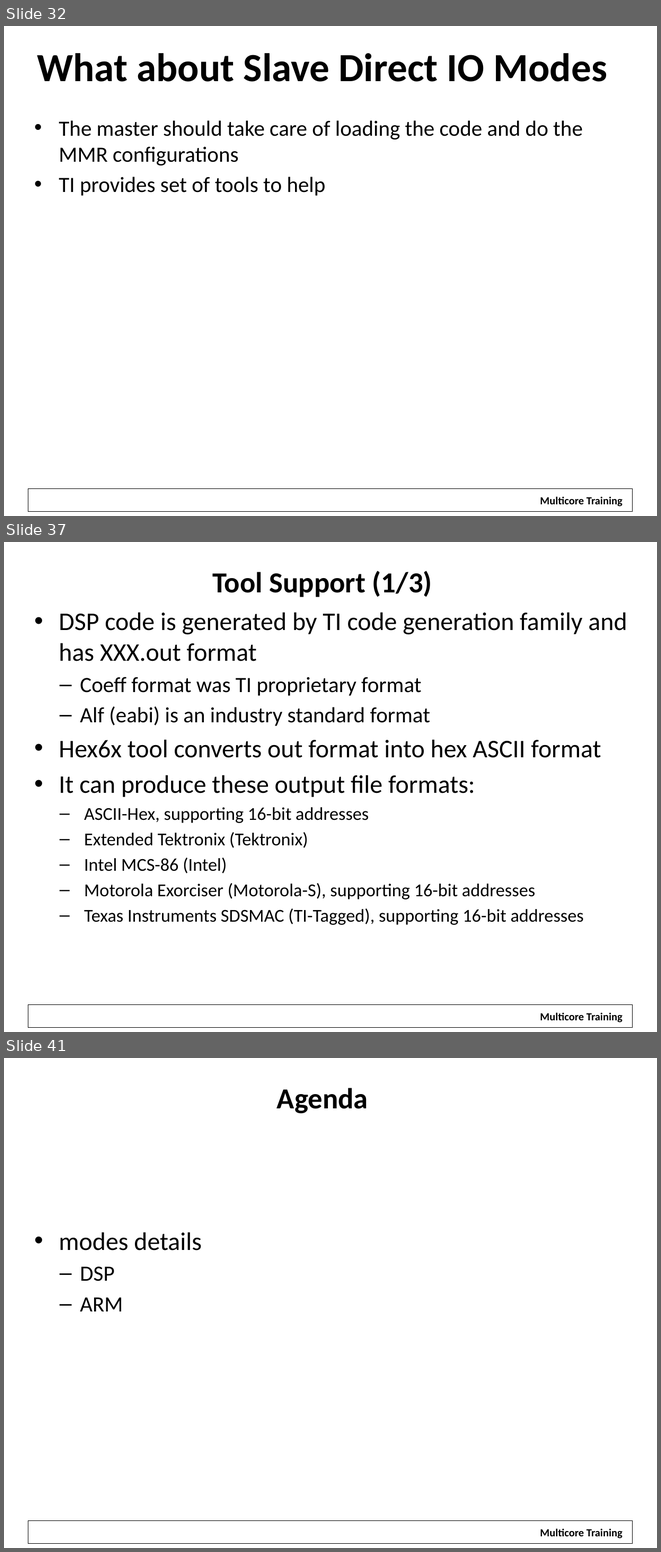
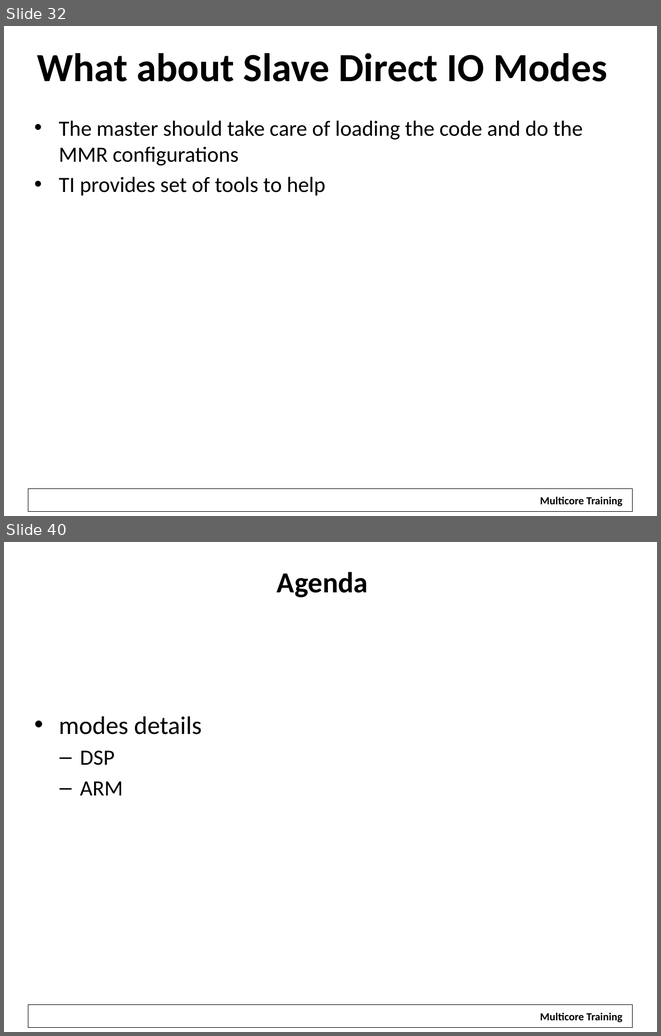
Before and after one commit to hari1989/keystone-workshop, a slide deck: preliminary/Working/presentations/KeyStone_2_ Bootloader_v2.pptx. Shown one above the other, each under a label of ours: slides 32, 37 and 41 before the commit, slides 32 and 40 after it; the slides between them are not shown. The pictures are 661x1552 and 661x1036 pixels, drawn with LibreOffice and Linux fonts; fonts in the diff are those of the drawing; background and template pictures are left out. Boxes give left, top, right and bottom in pixels: in the first picture for what was removed or moved away, otherwise in the second. Text is boxed around its words. In the diff, an @@ line names an element or a change of style, - is before the commit and + after.

```diff
--- a/preliminary/Working/presentations/KeyStone_2_ Bootloader_v2.pptx
+++ b/preliminary/Working/presentations/KeyStone_2_ Bootloader_v2.pptx
@@ slide 37 removed at bbox=[4, 542, 657, 1032], background #FFFFFF; not listed: 2 template elements that a slide beside it also shows @@
@@ title removed at bbox=[213, 571, 432, 597] @@
-Tool Support (1/3)
@@ text removed at bbox=[59, 612, 627, 925] @@
-• DSP code is generated by TI code generation family and has XXX.out format
-  – Coeff format was TI proprietary format
-  – Alf (eabi) is an industry standard format
-• Hex6x tool converts out format into hex ASCII format
-• It can produce these output file formats:
-  – ASCII-Hex, supporting 16-bit addresses
-  – Extended Tektronix (Tektronix)
-  – Intel MCS-86 (Intel)
-  – Motorola Exorciser (Motorola-S), supporting 16-bit addresses
-  – Texas Instruments SDSMAC (TI-Tagged), supporting 16-bit addresses
@@ what was slide 41 is now slide 40 @@
```
Also in this commit, not shown: 6 slides changed, 2 slides added, 2 other slides removed.
